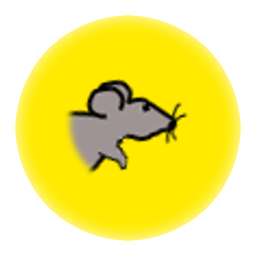
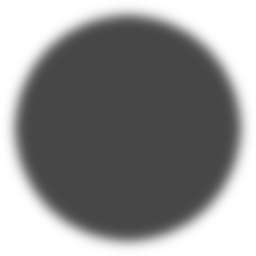
Two versions of the same layered image (256 × 256). Layer-by-layer changes:
hid "Rat" over [62,77,189,177]
added layer "gray_background" above "Rat_Background" over [2,2,254,254]
hid "Rat_Background" over [15,15,241,241]
